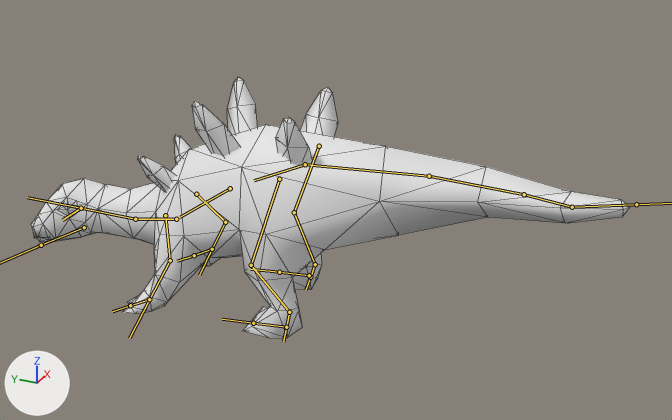
An edit to the FBX model Assets/Animations/DinoAnims/Toujangosaurus/Baby/Toujiangosaurus Baby feeding.fbx, drawn before and after from the same camera.
The view is the same before and after, from a camera (50 mm lens) standing at (-123.3, -73.7, 80.4) and looking at (0.3, -18.0, 18.6). The axes (+X, +Y, +Z) are drawn at lower left. The lights are the same throughout. Both versions are drawn at frame 71 of the action 'Armature|ArmatureAction'; the numbers are the values there. The bones that bend it are drawn over the model as lines. Mesh edges are drawn as thin lines.

Objects in the first picture: 'Toujiangosaurus evo 1 baby'.
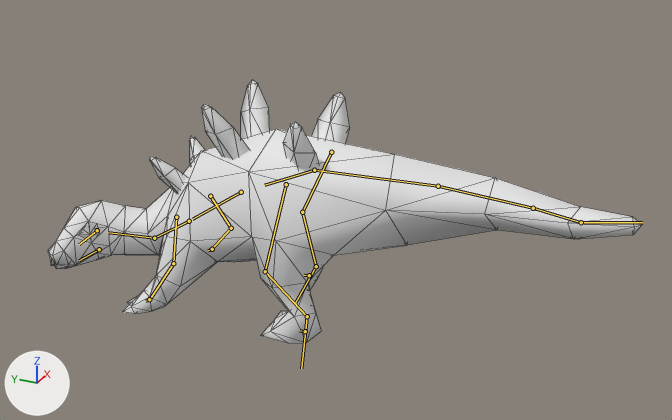
Boxes [x1, y1, x2, y2] around the edits, measured in the pictures (672 x 420 px):
'Toujiangosaurus evo 1 baby', posed: before [31, 77, 630, 338]; after [48, 80, 642, 343]
bone 'Bone.010', root to tip: before (305, 164) to (305, 164); after (314, 170) to (314, 170)
bone 'Bone.002', root to tip: before (176, 219) to (135, 219); after (189, 221) to (154, 238)
bone 'Bone.003', root to tip: before (135, 219) to (81, 208); after (154, 238) to (108, 232)
bone 'Bone.010.L.001', root to tip: before (196, 194) to (225, 222); after (210, 196) to (231, 228)
bone 'Bone.010.R.001', root to tip: before (165, 215) to (170, 260); after (176, 217) to (173, 263)
bone 'Bone.011.R.001', root to tip: before (170, 260) to (149, 299); after (173, 263) to (149, 300)
bone 'Bone.010.L', root to tip: before (319, 146) to (294, 212); after (331, 152) to (302, 212)
bone 'Bone.011.L', root to tip: before (294, 212) to (315, 264); after (302, 212) to (316, 266)
bone 'Bone.010.R', root to tip: before (279, 179) to (251, 265); after (286, 184) to (265, 271)
bone 'Bone.013.R', root to tip: before (286, 327) to (253, 323); after (305, 331) to (299, 330)
bone 'Bone.004', root to tip: before (81, 208) to (62, 220); after (97, 230) to (79, 244)

Patch to the scene script:
```diff
--- a/Assets/Animations/DinoAnims/Toujangosaurus/Baby/Toujiangosaurus Baby feeding.fbx.py
+++ b/Assets/Animations/DinoAnims/Toujangosaurus/Baby/Toujiangosaurus Baby feeding.fbx.py
@@ bone_bone_010 @@
 bone_bone_010 = bpy.data.objects['Armature'].pose.bones['Bone.010']
-bone_bone_010.location = (-3.4, -0.1, 0.7)
-bone_bone_010.rotation_quaternion = (1.0, -0.001, 0.016, 0.0)  # degrees (0, 2, 0)
+bone_bone_010.location = (-5.8, -0.3, -0.9)
+bone_bone_010.rotation_quaternion = (1.0, 0.001, -0.02, 0.0)  # degrees (0, -2, 0)
@@ bone_bone_002 @@
 bone_bone_002 = bpy.data.objects['Armature'].pose.bones['Bone.002']  # child of 'Bone.001'
-bone_bone_002.rotation_quaternion = (0.996, -0.057, 0.011, 0.068)  # degrees (-6, 2, 8)
+bone_bone_002.rotation_quaternion = (0.958, -0.261, -0.053, 0.105)  # degrees (-31, -3, 13)
@@ bone_bone_003 @@
 bone_bone_003 = bpy.data.objects['Armature'].pose.bones['Bone.003']  # child of 'Bone.002'
-bone_bone_003.rotation_quaternion = (0.997, 0.062, 0.008, 0.046)  # degrees (7, 1, 5)
+bone_bone_003.rotation_quaternion = (0.922, 0.32, -0.016, 0.216)  # degrees (36, -10, 23)
@@ bone_bone_010_l_001 @@
 bone_bone_010_l_001 = bpy.data.objects['Armature'].pose.bones['Bone.010.L.001']  # child of 'Bone.001'
-bone_bone_010_l_001.rotation_quaternion = (0.994, 0.007, 0.039, -0.103)  # degrees (0, 5, -12)
+bone_bone_010_l_001.rotation_quaternion = (0.985, 0.136, 0.043, -0.094)  # degrees (15, 6, -10)
@@ bone_bone_010_r_001 @@
 bone_bone_010_r_001 = bpy.data.objects['Armature'].pose.bones['Bone.010.R.001']  # child of 'Bone.001'
-bone_bone_010_r_001.rotation_quaternion = (0.982, 0.081, -0.048, 0.163)  # degrees (8, -7, 18)
+bone_bone_010_r_001.rotation_quaternion = (0.972, 0.151, -0.048, 0.174)  # degrees (16, -8, 19)
@@ bone_bone_011_r_001 @@
 bone_bone_011_r_001 = bpy.data.objects['Armature'].pose.bones['Bone.011.R.001']  # child of 'Bone.010.R.001'
-bone_bone_011_r_001.rotation_quaternion = (0.984, 0.172, 0.0, 0.05)  # degrees (20, -1, 6)
+bone_bone_011_r_001.rotation_quaternion = (0.989, 0.132, -0.005, 0.061)  # degrees (15, -2, 7)
@@ bone_bone_010_l @@
 bone_bone_010_l = bpy.data.objects['Armature'].pose.bones['Bone.010.L']  # child of 'Bone'
-bone_bone_010_l.rotation_quaternion = (0.999, 0.048, 0.011, 0.013)  # degrees (6, 1, 2)
+bone_bone_010_l.rotation_quaternion = (0.995, 0.095, 0.011, -0.005)  # degrees (11, 1, 0)
@@ bone_bone_011_l @@
 bone_bone_011_l = bpy.data.objects['Armature'].pose.bones['Bone.011.L']  # child of 'Bone.010.L'
-bone_bone_011_l.rotation_quaternion = (1.0, 0.008, -0.002, 0.013)  # degrees (1, 0, 1)
+bone_bone_011_l.rotation_quaternion = (0.999, 0.041, -0.001, 0.001)  # degrees (5, 0, 0)
@@ bone_bone_010_r @@
 bone_bone_010_r = bpy.data.objects['Armature'].pose.bones['Bone.010.R']  # child of 'Bone'
-bone_bone_010_r.rotation_quaternion = (0.999, -0.01, 0.014, 0.036)  # degrees (-1, 2, 4)
+bone_bone_010_r.rotation_quaternion = (0.999, -0.045, 0.008, 0.006)  # degrees (-5, 1, 1)
@@ bone_bone_013_r @@
 bone_bone_013_r = bpy.data.objects['Armature'].pose.bones['Bone.013.R']
-bone_bone_013_r.location = (-1.8, -4.2, -0.4)
+bone_bone_013_r.location = (-1.8, -7.5, -0.8)
@@ bone_bone_004 @@
 bone_bone_004 = bpy.data.objects['Armature'].pose.bones['Bone.004']
-bone_bone_004.location = (-4.2, -2.9, -9.7)
-bone_bone_004.rotation_quaternion = (0.915, -0.134, -0.147, 0.351)  # degrees (-21, -10, 44)
+bone_bone_004.location = (-6.9, -7.6, -12.7)
+bone_bone_004.rotation_quaternion = (0.859, -0.114, -0.201, 0.456)  # degrees (-23, -14, 59)
```
